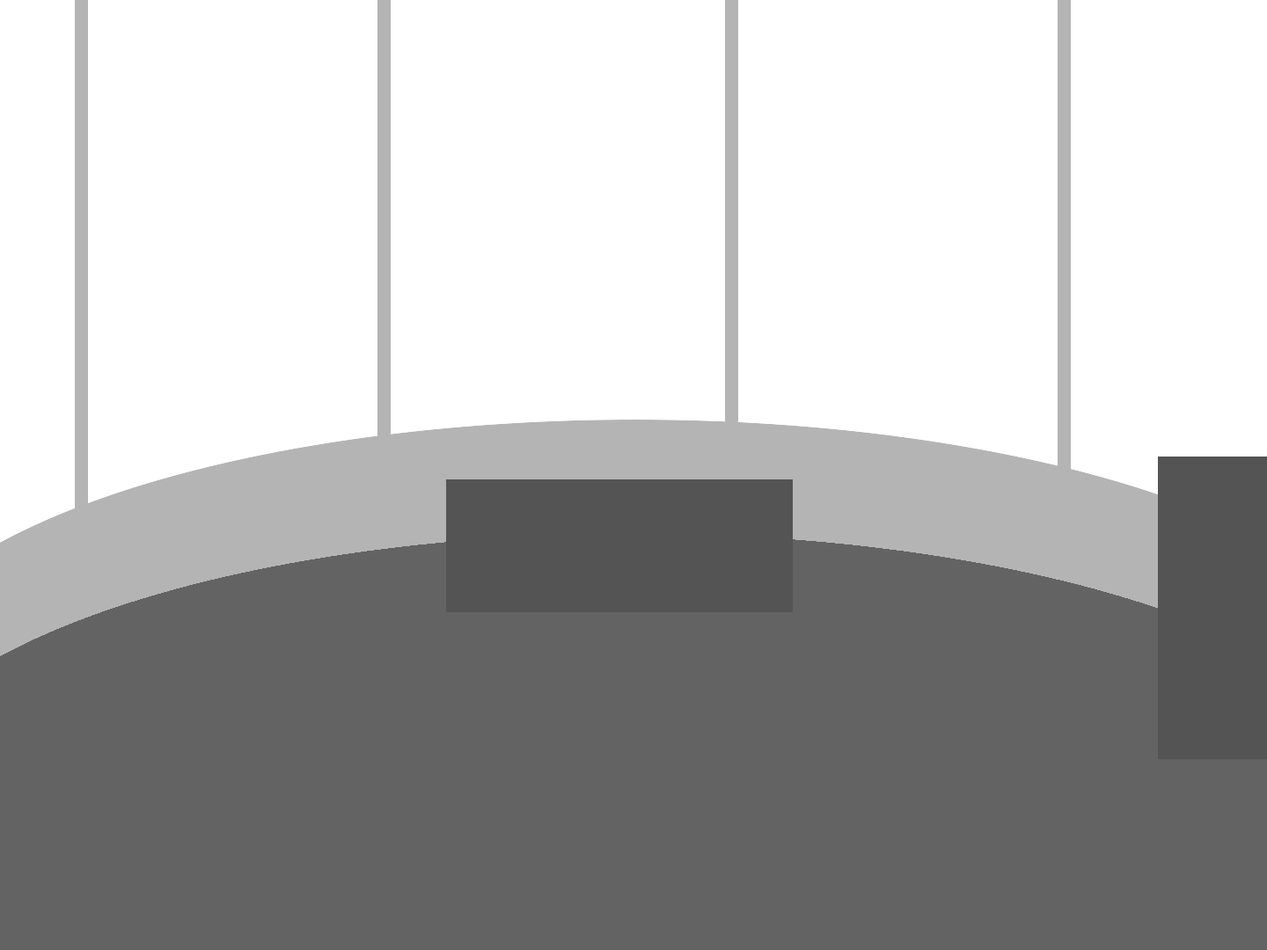
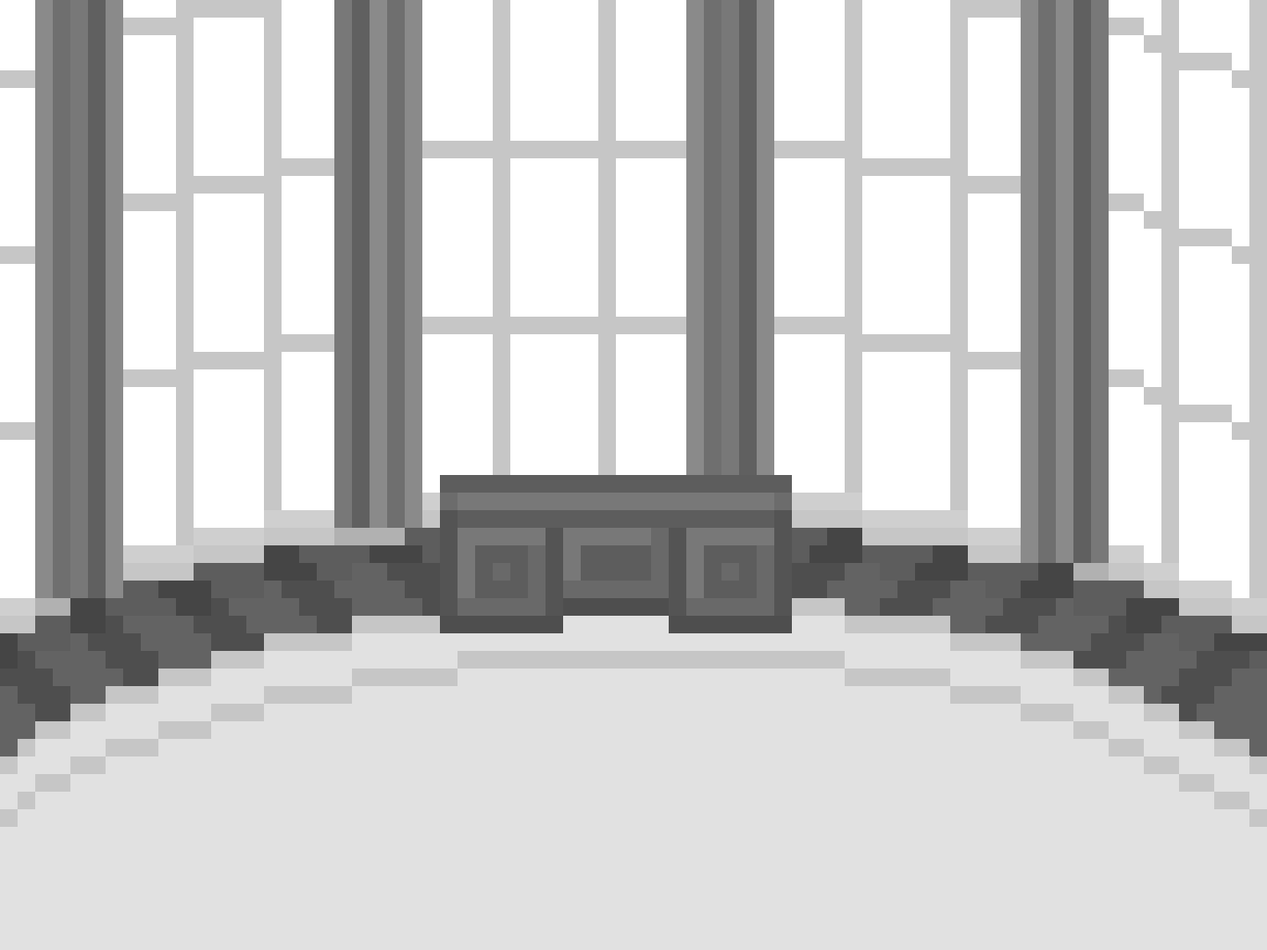
Layers edited between the first and the second 1267 x 950 image:
added layer "desk" above "floor #1" over 439, 475, 792, 634
added layer "floor #1" above "curtains" over 0, 527, 1267, 950
added layer "curtains" above "Menu" over 35, 0, 1109, 599
added layer "Menu" above "floor" over 0, 0, 1267, 845
hid "Layer", opacity 100% → 56% over 445, 456, 1267, 760
hid "Floor copy", opacity 100% → 54% over 0, 533, 1267, 950
removed layer "Floor" over 0, 419, 1267, 836
removed layer "Layer #4" over 74, 0, 88, 900
removed layer "Layer #3" over 1057, 0, 1071, 922
removed layer "Layer #2" over 724, 0, 739, 911
hid "Layer #1", painted on it over 0, 0, 1267, 935
